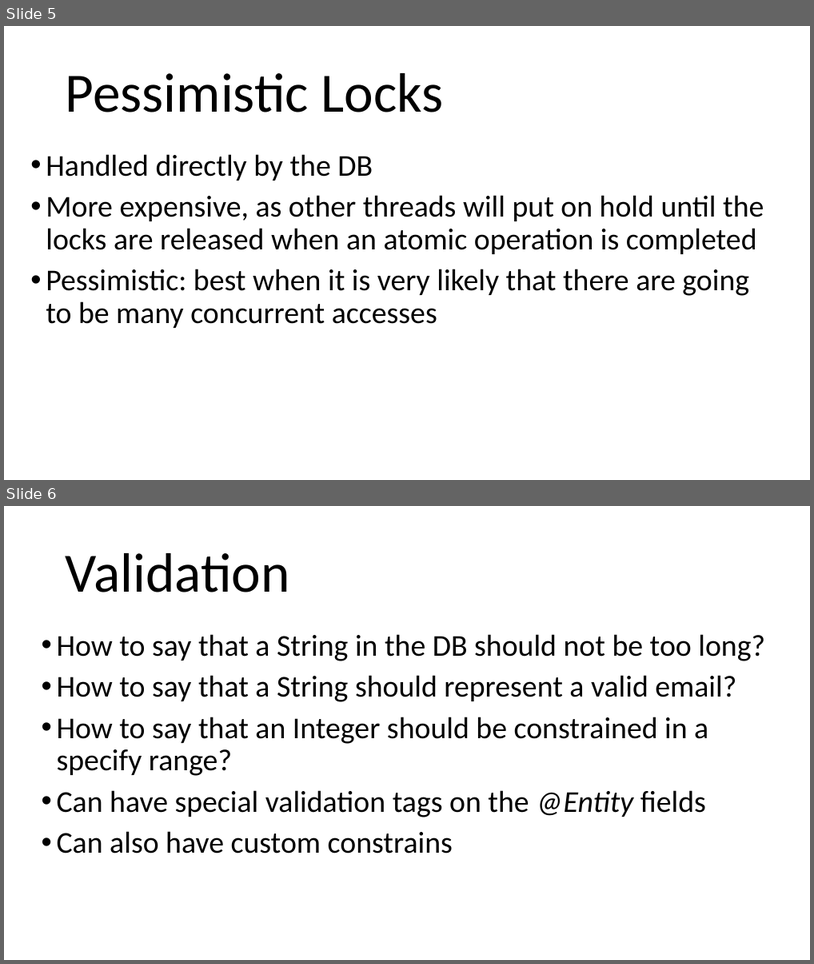
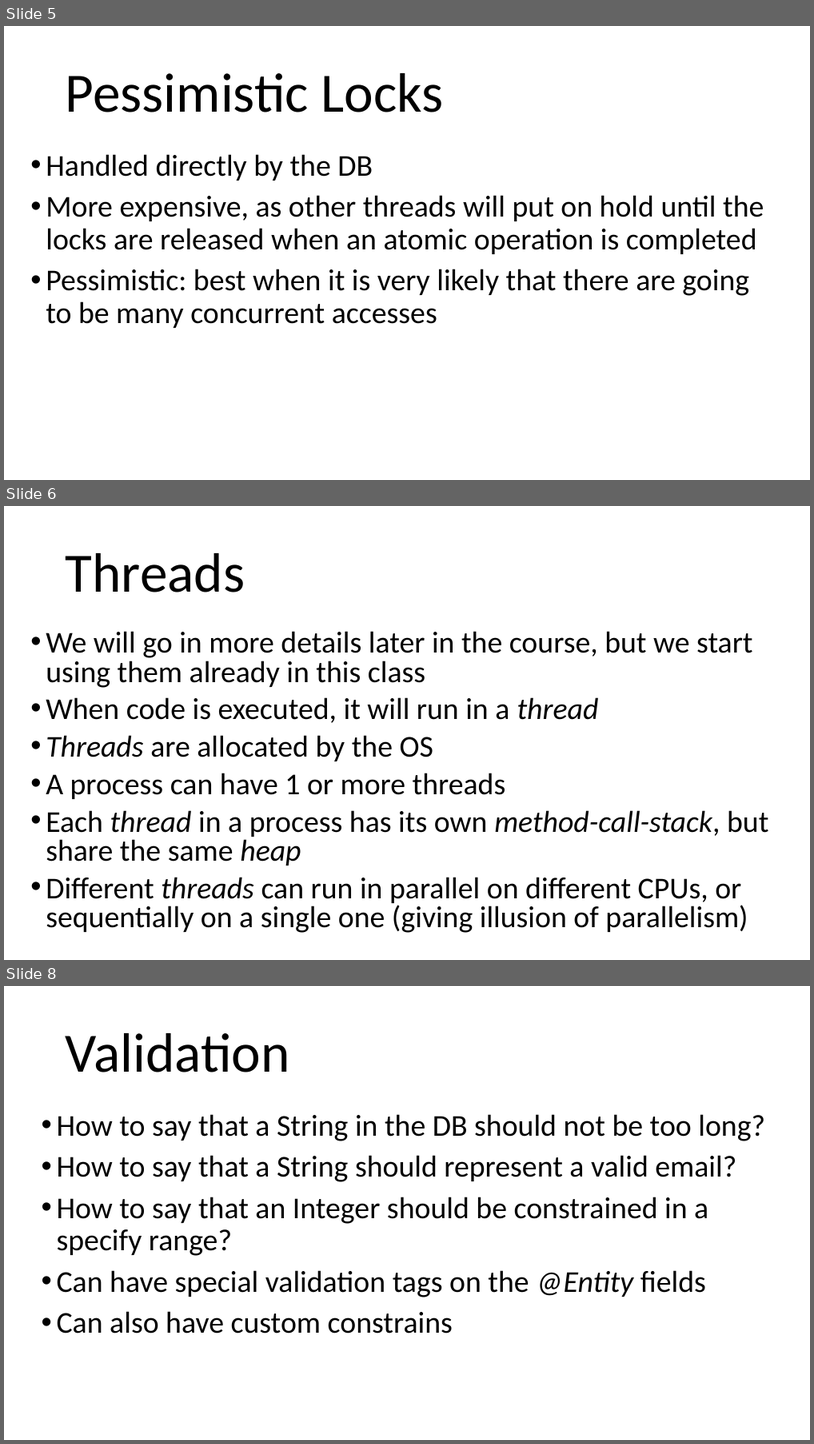
Before and after one commit to arcuri82/testing_security_development_enterprise_systems, a slide deck: doc/intro/slides/lesson_03_jpa.pptx. Shown one above the other, each under a label of ours: slides 5 and 6 before the commit, slides 5, 6 and 8 after it; the slides between them are not shown. The pictures are 814x964 and 814x1444 pixels, drawn with LibreOffice and Linux fonts; fonts in the diff are those of the drawing. Boxes give left, top, right and bottom in pixels: in the first picture for what was removed or moved away, otherwise in the second. Text is boxed around its words. In the diff, an @@ line names an element or a change of style, - is before the commit and + after.

```diff
--- a/doc/intro/slides/lesson_03_jpa.pptx
+++ b/doc/intro/slides/lesson_03_jpa.pptx
@@ slide 6 added at <box>4,506,810,960</box>, background #FFFFFF @@
@@ title added at <box>66,553,245,592</box>, 66 pt, text #000000 @@
+Threads
@@ text added at <box>46,631,769,932</box>, 36 pt, text #000000 @@
+• We will go in more details later in the course, but we start using them already in this class
+• When code is executed, it will run in a thread
+• Threads are allocated by the OS
+• A process can have 1 or more threads
+• Each thread in a process has its own method-call-stack, but share the same heap
+• Different threads can run in parallel on different CPUs, or sequentially on a single one (giving illusion of parallelism)
@@ what was slide 6 is now slide 8 @@
```
Also in this commit, not shown: 1 slide changed, 1 other slide added, 2 other files.
